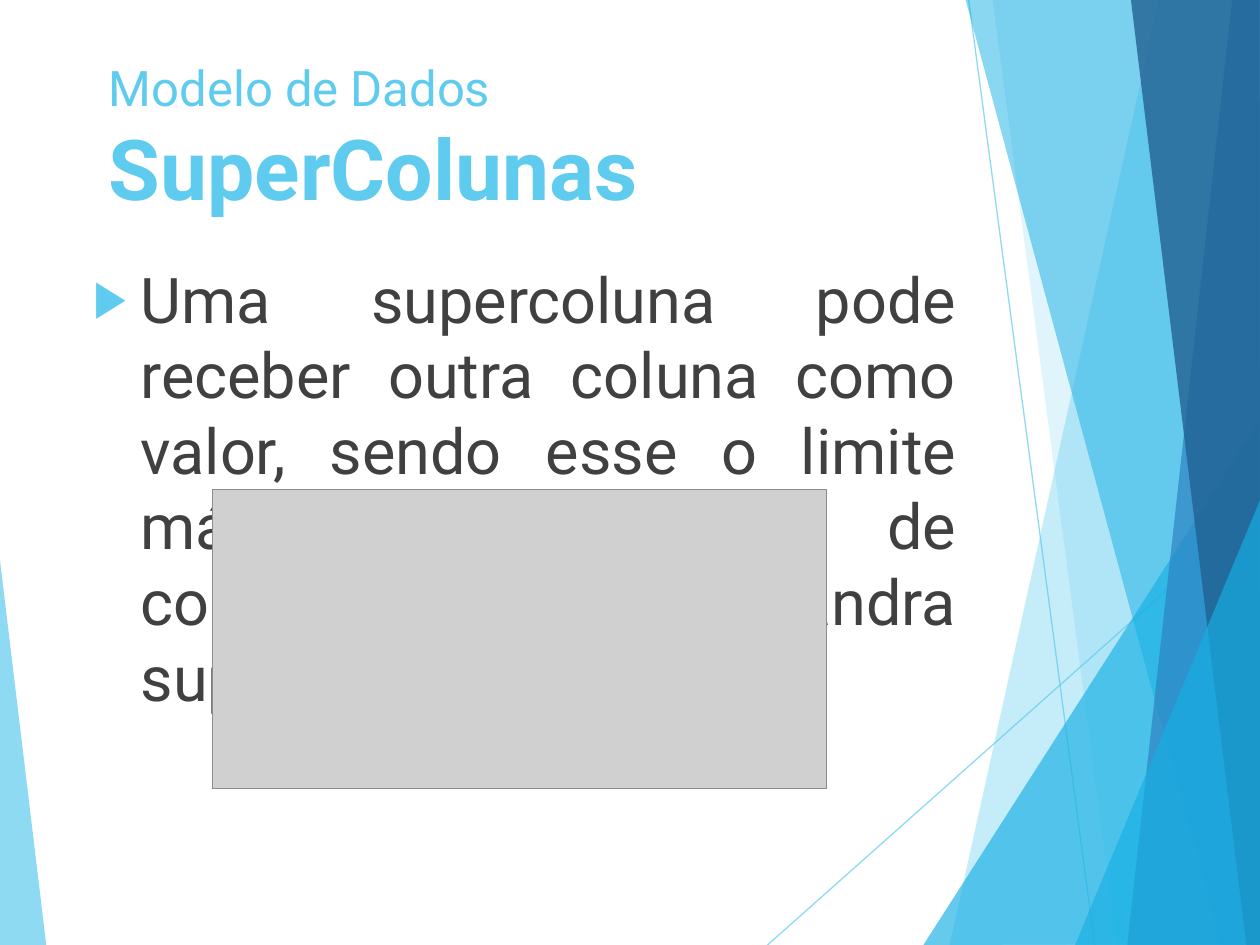
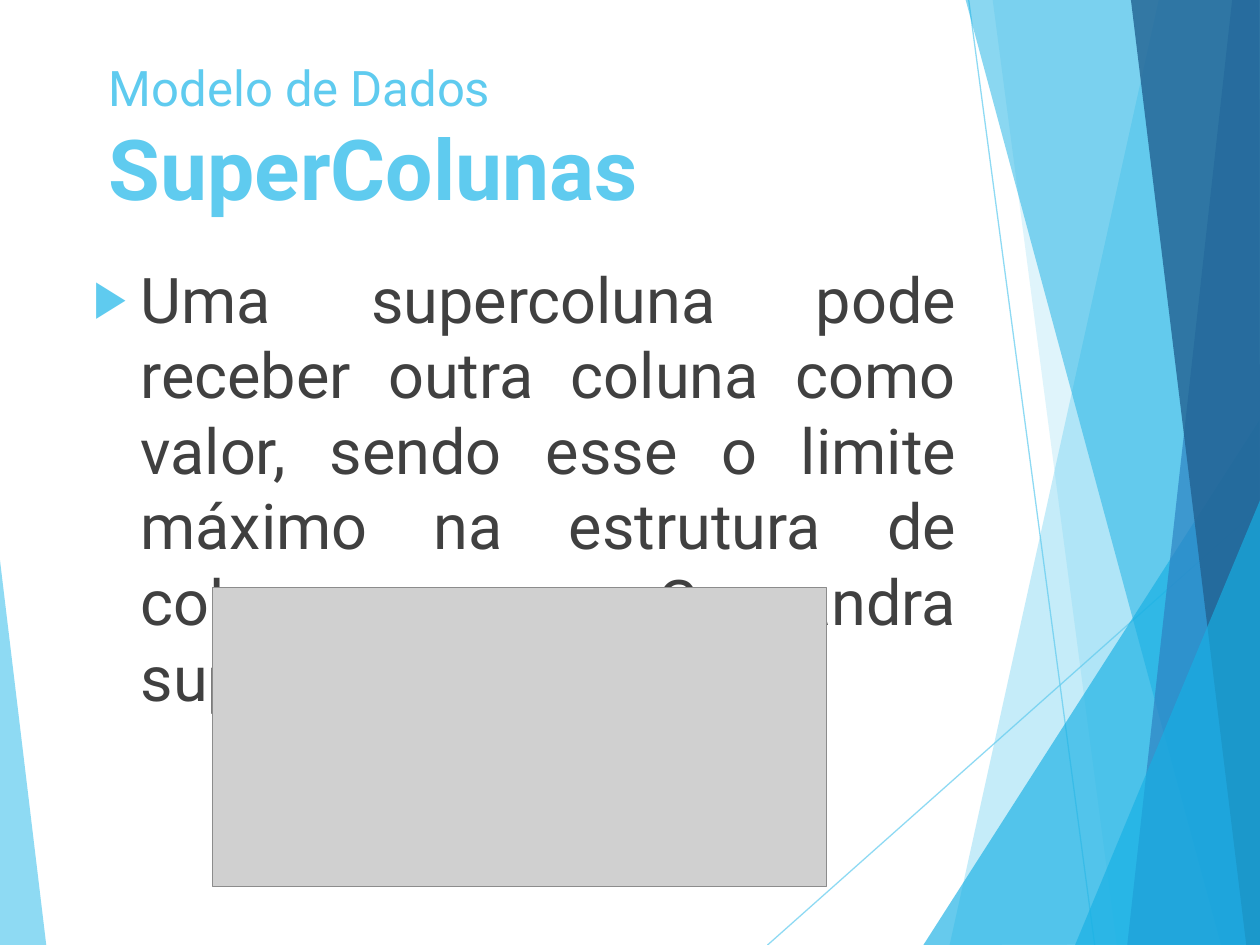
Before and after one commit to luiscferraz/bd-penitenciaria, a slide deck: slide 15 of Seminario/NoSQL v3.pptx (slide 21 before the commit). Drawn at 1260x945 pixels with LibreOffice and Linux fonts; fonts in the diff are those of the drawing; grey boxes stand for pictures. Boxes give left, top, right and bottom in pixels: in the first picture for what was removed or moved away, otherwise in the second. Text is boxed around its words. In the diff, an @@ line names an element or a change of style, - is before the commit and + after.

```diff
--- a/Seminario/NoSQL v3.pptx
+++ b/Seminario/NoSQL v3.pptx
@@ text at bbox=[141, 275, 956, 716]: text changed @@
-▶ Uma supercoluna pode receber outra coluna como valor, sendo esse o limite máximo na estrutura de colunas que o Cassandra suporta;
+▶ Uma supercoluna pode receber outra coluna como valor, sendo esse o limite máximo na estrutura de colunas que o Cassandra suporta.
@@ picture: place and size @@
-picture at bbox=[212, 490, 827, 789]
+picture at bbox=[212, 588, 827, 887]
```
Also in this commit, not shown: 12 other slides changed, 5 slides added, 2 slides removed.
